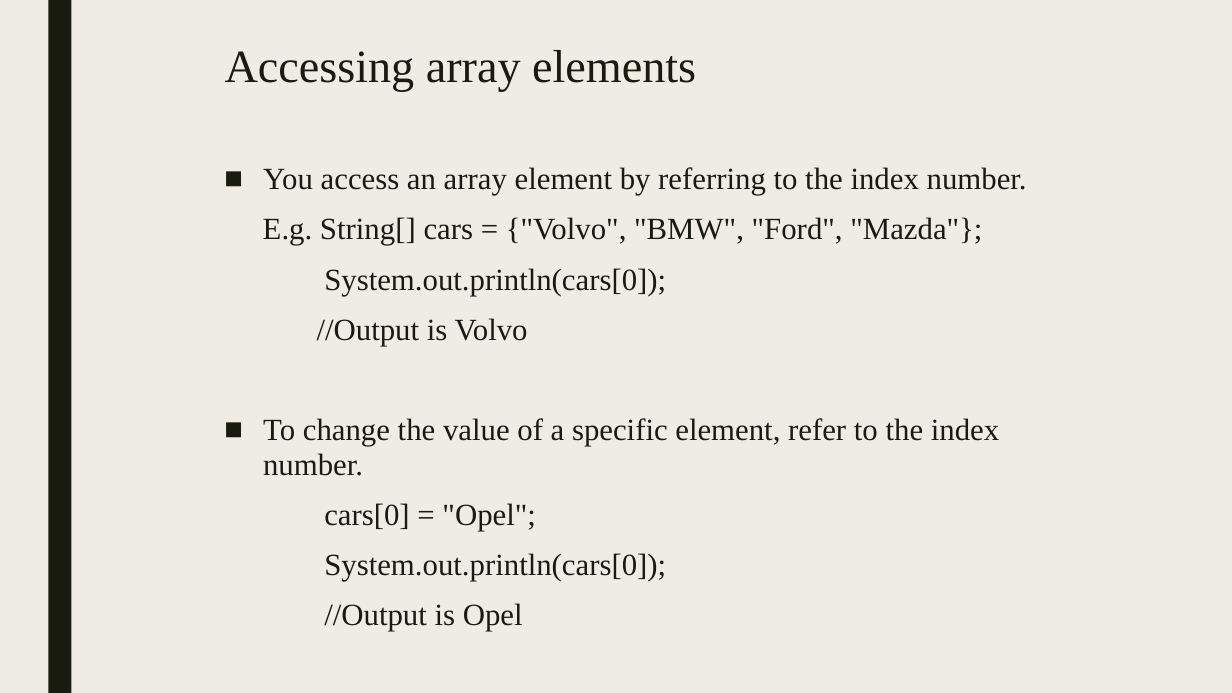
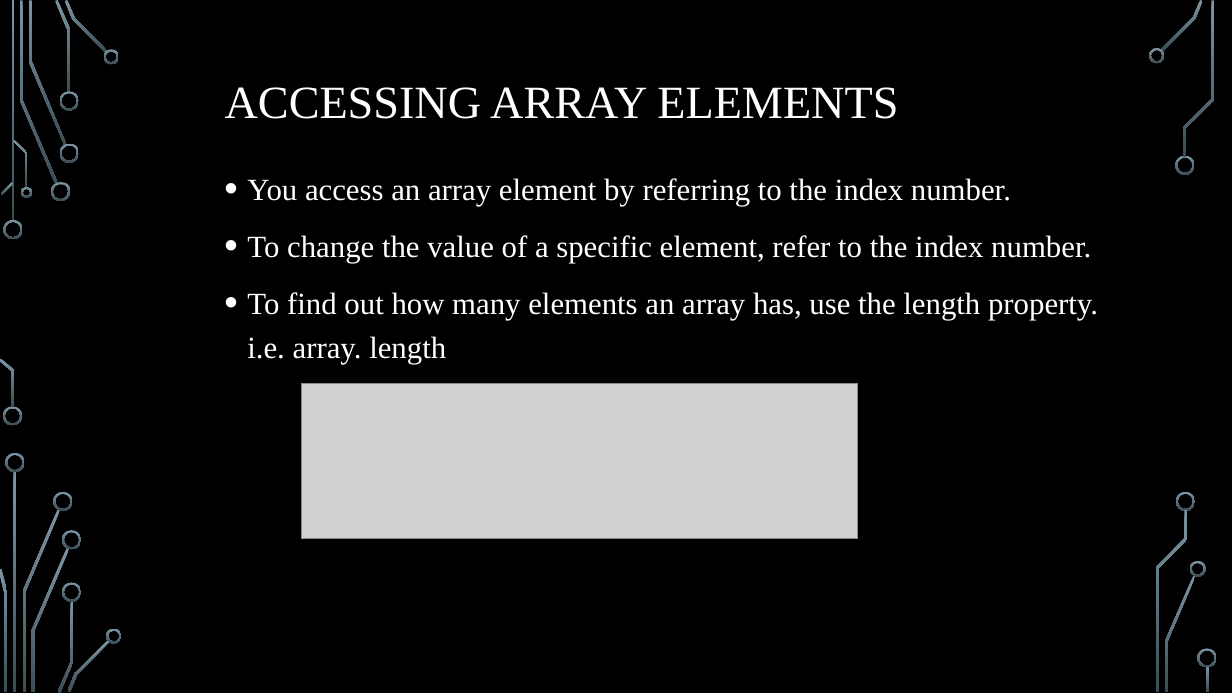
Before and after one commit to Adarsha-1/Group-6, a slide deck: slide 6 of arraysnew.pptx (slide 7 before the commit). Drawn at 1232x693 pixels with LibreOffice and Linux fonts; fonts in the diff are those of the drawing; grey boxes stand for pictures; background and template pictures are left out. Boxes give left, top, right and bottom in pixels: in the first picture for what was removed or moved away, otherwise in the second. Text is boxed around its words. In the diff, an @@ line names an element or a change of style, - is before the commit and + after.

```diff
--- a/arraysnew.pptx
+++ b/arraysnew.pptx
@@ background #EFEDE3 to picture (left out) @@
@@ rectangle removed at (48, 0, 71, 693) @@
@@ title "ACCESSING ARRAY ELEMENTS" at (225, 87, 898, 119): vertical alignment top to middle @@
@@ title at (225, 87, 898, 119): text changed; text colour #191B0E to #FFFFFF @@
-Accessing array elements
+ACCESSING ARRAY ELEMENTS
@@ text at (247, 178, 1091, 263): text colour #191B0E to #FFFFFF in "You access an array element by referring ...", "To change the value of a specific ..."; bullet ■ to •; line spacing 0.94 to 1.2; less space between paragraphs @@
@@ text at (263, 217, 982, 346): paragraphs removed @@
-E.g. String[] cars = {"Volvo", "BMW", "Ford", "Mazda"};
-System.out.println(cars[0]);
-//Output is Volvo
@@ text at (247, 292, 1098, 364): text changed; text colour #191B0E to #FFFFFF @@
-cars[0] = "Opel";
-System.out.println(cars[0]);
-//Output is Opel
+• To find out how many elements an array has, use the length property. i.e. array. length
@@ picture added at (301, 384, 858, 539) @@
@@ group added at (0, 0, 1217, 693): 33 freeform shapes, 3 rectangles @@
```
Also in this commit, not shown: 13 other slides changed, 2 slides removed.
